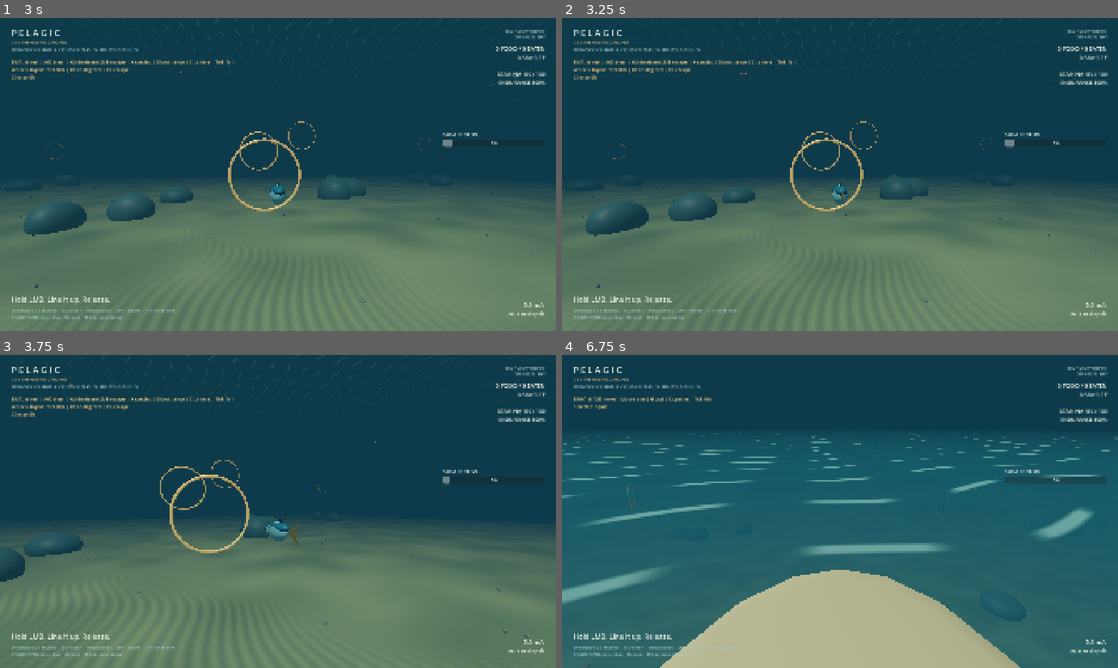
Above: before the commit, frames 1-4 (two rows, left to right).
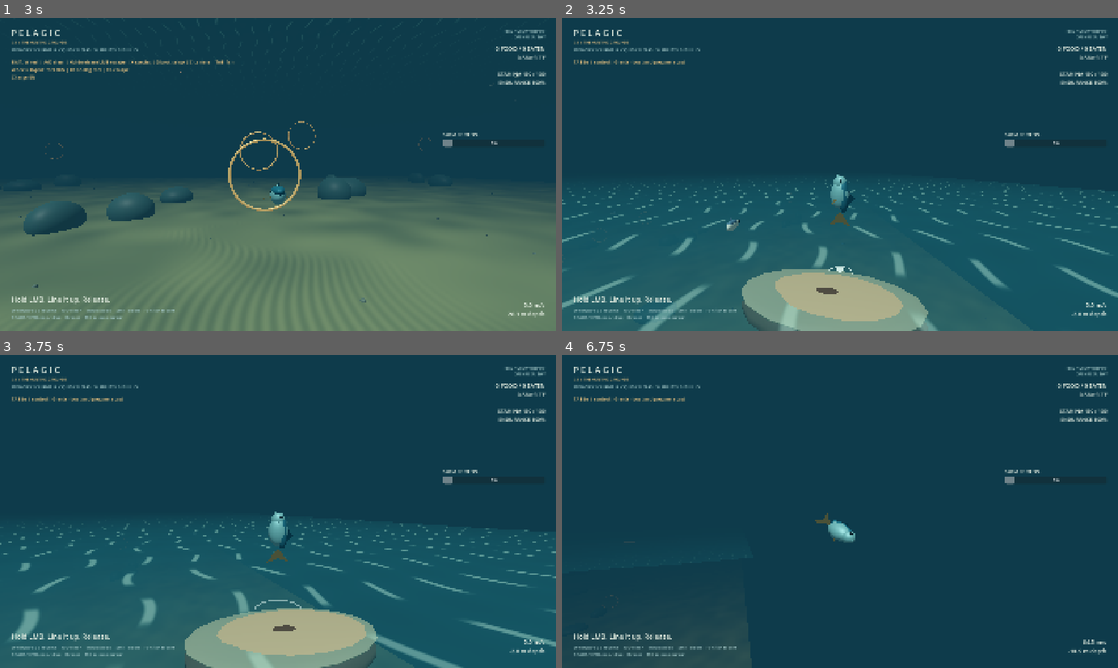
Above: after the commit, the same moments.

Repository: SlothBasket/FishGame
Game: Godot game, scene res://Scenes/Reef.tscn
Two runs of this game, one before a commit and one after it. Both use one fixed random seed, a clock stepped at 60 frames per second and the inputs below. This scene is started directly instead of the project's main scene.
Inputs (mouse positions are in pixels of both pictures, inside the frame that each line leads up to):
- Up to frame 1 (3 s): tap Enter at 0.5 s; move the mouse to (305, 174) at 0.52 s; hold C (bait_camera) 0.53-1.28 s; hold W (forward) from 0.53 s (still down); click (305, 174) at 0.67 s; tap Tab (bait_mode) at 0.8, 1.35 s; move the mouse to (250, 174) at 1.27 s; tap X (bait_species) at 1.55 s; move the mouse to (289, 168) at 2.02 s; hold X (bait_species) 2.03-2.78 s; tap G (cast) at 2.3, 2.85 s; move the mouse to (272, 180) at 2.77 s; click (272, 180) at 2.92 s
- Up to frame 2 (3.25 s): keep holding W (forward); tap P (test_release, bound only after the commit) at 3.05 s
- Up to frame 3 (3.75 s): keep holding W (forward); move the mouse to (316, 514) at 3.52 s; hold P (test_release, bound only after the commit) from 3.53 s (still down)
- Up to frame 4 (6.75 s): tap T at 3.8, 4.35 s; tap F (bait_reset) at 4.15 s; move the mouse to (795, 508) at 4.27 s; release P (test_release, bound only after the commit) at 4.28 s; tap C (bait_camera) at 4.55 s; tap R (reset) at 4.9 s; move the mouse to (845, 511) at 5.02 s; hold C (bait_camera) 5.03-5.78 s; click (845, 511) at 5.17 s; tap Tab (bait_mode) at 5.3, 5.85 s; move the mouse to (817, 505) at 5.77 s; release W (forward) at 5.78 s; hold D (right) 5.78-6.53 s; tap X (bait_species) at 6.05 s; move the mouse to (867, 511) at 6.52 s; hold W (forward) from 6.53 s (still down); hold X (bait_species) from 6.53 s (still down)

Frame 1 is identical in both runs. In frame 2, 45% of the frame differs, in the area x 0-100%, y 13-100%; in frame 3, 45%; in frame 4, 70%.

Commit message:
Add P release test across play modes

Diff:
--- a/Scripts/FishPlayer.gd
+++ b/Scripts/FishPlayer.gd
@@ -194,7 +194,7 @@
 		_camera_yaw -= event.relative.x * mouse_sensitivity * (hooked_sway_camera_scale if fight_active else 1.0)
 		_camera_pitch = clampf(_camera_pitch - event.relative.y * mouse_sensitivity, -1.35, 1.35)
 		pivot.rotation = Vector3(_camera_pitch, _camera_yaw, 0.0)
-	if not networked and not is_instance_valid(fight) and event.is_action_pressed("reset"):
+	if not networked and not is_instance_valid(fight) and not is_instance_valid(landing_show) and event.is_action_pressed("reset"):
 		reset_fish()
 
 func read_local_input() -> FishInput:
--- a/Scripts/GameControls.gd
+++ b/Scripts/GameControls.gd
@@ -4,7 +4,7 @@
 static func install() -> void:
 	var keys = {"forward":KEY_W,"back":KEY_S,"left":KEY_A,"right":KEY_D,
 		"rise":KEY_SPACE,"dive":KEY_CTRL,"boost":KEY_SHIFT,"reset":KEY_R,
-		"cast":KEY_G,"bait_mode":KEY_TAB,"bait_camera":KEY_C,"bait_reset":KEY_F,"bait_species":KEY_X}
+		"test_release":KEY_P,"cast":KEY_G,"bait_mode":KEY_TAB,"bait_camera":KEY_C,"bait_reset":KEY_F,"bait_species":KEY_X}
 	for action in keys:
 		var event = InputEventKey.new()
 		event.physical_keycode = keys[action]
--- a/Scripts/LandingShow.gd
+++ b/Scripts/LandingShow.gd
@@ -4,6 +4,10 @@
 var fish: FishPlayer
 var fisher: FisherActor
 var session: NetworkSession
+## Solo tests use the existing test boat without needing a network session.
+var anchor_position: Vector3 = Vector3(90,32,75)
+var anchor_yaw: float = 0
+var arena_half_width: float = 132
 var age: float = 0
 var thrown: bool = false
 var gravity: bool = true
@@ -14,10 +18,14 @@
 const FLIGHT_SECONDS = 4.0
 
 func _ready() -> void:
-	if session.encounter_seed >= 0: rng.seed = session.encounter_seed+601+int(session.clock*1000)
+	if is_instance_valid(session) and session.encounter_seed >= 0: rng.seed = session.encounter_seed+601+int(session.clock*1000)
 	else: rng.randomize()
 	fish.landing_show = self
-	fisher.landing_show = self
+	if is_instance_valid(fisher):
+		fisher.landing_show = self
+		anchor_position = fisher.position
+		anchor_yaw = fisher.boat_yaw
+	if is_instance_valid(session): arena_half_width = session.world.arena_width*0.5
 	fish.cancel_attack()
 	previous_layer = fish.collision_layer
 	fish.collision_layer = 0
@@ -25,14 +33,14 @@
 	pose_held()
 
 func pose_held() -> void:
-	var side = Vector3.RIGHT.rotated(Vector3.UP,fisher.boat_yaw)
-	fish.position = fisher.position+side*1.35+Vector3.UP*2.8
+	var side = Vector3.RIGHT.rotated(Vector3.UP,anchor_yaw)
+	fish.position = anchor_position+side*1.35+Vector3.UP*2.8
 	fish.heading = Vector3.UP
-	fish.visual.rotation = Vector3(PI*0.5,fisher.boat_yaw,0)
+	fish.visual.rotation = Vector3(PI*0.5,anchor_yaw,0)
 	fish.visual.swim_intensity = 0.1
 
 func _physics_process(delta: float) -> void:
-	if not is_instance_valid(fish) or not is_instance_valid(fisher):
+	if not is_instance_valid(fish):
 		queue_free()
 		return
 	age += delta
@@ -44,7 +52,7 @@
 		gravity = rng.randf() < 0.5
 		var pitch = rng.randf_range(0.25,0.85) if gravity else rng.randf_range(-0.3,0.7)
 		flight_velocity = FishInput.from_angles(pitch,rng.randf_range(-PI,PI))*rng.randf_range(55,85)
-		if session.capture_events != null: session.capture_events.record(session,"landing-launch",{"gravity":gravity})
+		if is_instance_valid(session) and session.capture_events != null: session.capture_events.record(session,"landing-launch",{"gravity":gravity})
 	var before = fish.position
 	if gravity: flight_velocity.y -= 28*delta
 	fish.position += flight_velocity*delta
@@ -54,7 +62,7 @@
 	fish.visual.rotation = Vector3(angles.x,angles.y,(age-HOLD_SECONDS)*12)
 	if before.y > fish.water_height and fish.position.y <= fish.water_height:
 		var hit = before.lerp(fish.position,(before.y-fish.water_height)/maxf(0.001,before.y-fish.position.y))
-		var edge = session.world.arena_width*0.5-3
+		var edge = arena_half_width-3
 		if absf(hit.x) < edge and absf(hit.z) < edge:
 			finish_at(hit+Vector3.DOWN*1.5,true)
 			return
@@ -73,8 +81,8 @@
 	fish.update_growth_collision()
 	fish.collision_layer = previous_layer
 	fish.landing_show = null
-	fisher.landing_show = null
-	if session.capture_events != null: session.capture_events.record(session,"landing-splash" if splashed else "landing-new-fish")
+	if is_instance_valid(fisher): fisher.landing_show = null
+	if is_instance_valid(session) and session.capture_events != null: session.capture_events.record(session,"landing-splash" if splashed else "landing-new-fish")
 	queue_free()
 
 func _exit_tree() -> void:
--- a/Scripts/NetworkSession.gd
+++ b/Scripts/NetworkSession.gd
@@ -191,6 +191,48 @@
 	if event is InputEventKey and event.pressed and not event.echo and event.keycode == KEY_F10:
 		disconnect_session("Disconnected")
 
+## Development release test: clients request it; only the host moves actors.
+func test_release() -> void:
+	if closed: return
+	if hosting: release_test_for(1)
+	elif connected: request_release_test.rpc_id(1)
+
+@rpc("any_peer","call_remote","reliable",0)
+func request_release_test() -> void:
+	if hosting and not closed:
+		release_test_for(multiplayer.get_remote_sender_id())
+
+func release_test_for(peer: int) -> void:
+	if not players.has(peer) and not (peer == 1 and spectator_mode): return
+	var fish: FishPlayer
+	var fisher: FisherActor
+	if players.has(peer):
+		var actor = players[peer].entity
+		if actor is FishPlayer: fish = actor
+		elif actor is FisherActor: fisher = actor
+	if is_instance_valid(fisher) and is_instance_valid(fisher.fight): fish = fisher.fight.fish
+	if not is_instance_valid(fish):
+		for record in players.values():
+			if record.entity is FishPlayer and not is_instance_valid(record.entity.fight):
+				fish = record.entity
+				break
+	if not is_instance_valid(fish) or is_instance_valid(fish.landing_show): return
+	if is_instance_valid(fish.fight):
+		fish.fight.finish(FightSession.Outcome.LANDED)
+		return
+	if not is_instance_valid(fisher):
+		for record in players.values():
+			if record.entity is FisherActor and not is_instance_valid(record.entity.fight) and not is_instance_valid(record.entity.landing_show):
+				fisher = record.entity
+				break
+	if is_instance_valid(fisher) and is_instance_valid(fisher.landing_show): return
+	var show = LandingShow.new()
+	show.fish = fish
+	show.fisher = fisher
+	show.session = self
+	show.anchor_position.y = world.water_depth
+	add_child(show)
+
 func disconnect_session(message: String) -> void:
 	if closed: return
 	closed = true
--- a/Scripts/Reef.gd
+++ b/Scripts/Reef.gd
@@ -78,6 +78,22 @@
 			bait.position = Vector3(0, 6, 7 - i * 2)
 			bait.driver = BaitMotion.ControlledBaitDriver.new()
 			add_child(bait)
+
+func _unhandled_input(event: InputEvent) -> void:
+	if event.is_echo() or not event.is_action_pressed("test_release"): return
+	get_viewport().set_input_as_handled()
+	if is_instance_valid(network_session):
+		network_session.test_release()
+	elif is_instance_valid(_lure_test) and not is_instance_valid(_fish.landing_show):
+		# Return from bait/boat controls so the normal Fish camera follows the throw.
+		_lure_test.set_active(false)
+		_lure_test.boat.visible = true
+		var show = LandingShow.new()
+		show.fish = _fish
+		show.anchor_position = _lure_test.anchor_position
+		show.anchor_yaw = _lure_test.boat_yaw
+		show.arena_half_width = arena_width*0.5
+		add_child(show)
 
 func build_water() -> void:
 	var world = WorldEnvironment.new()
Not shown, changed: CODE_GUIDE.md
Not shown, changed: MILESTONES.md
